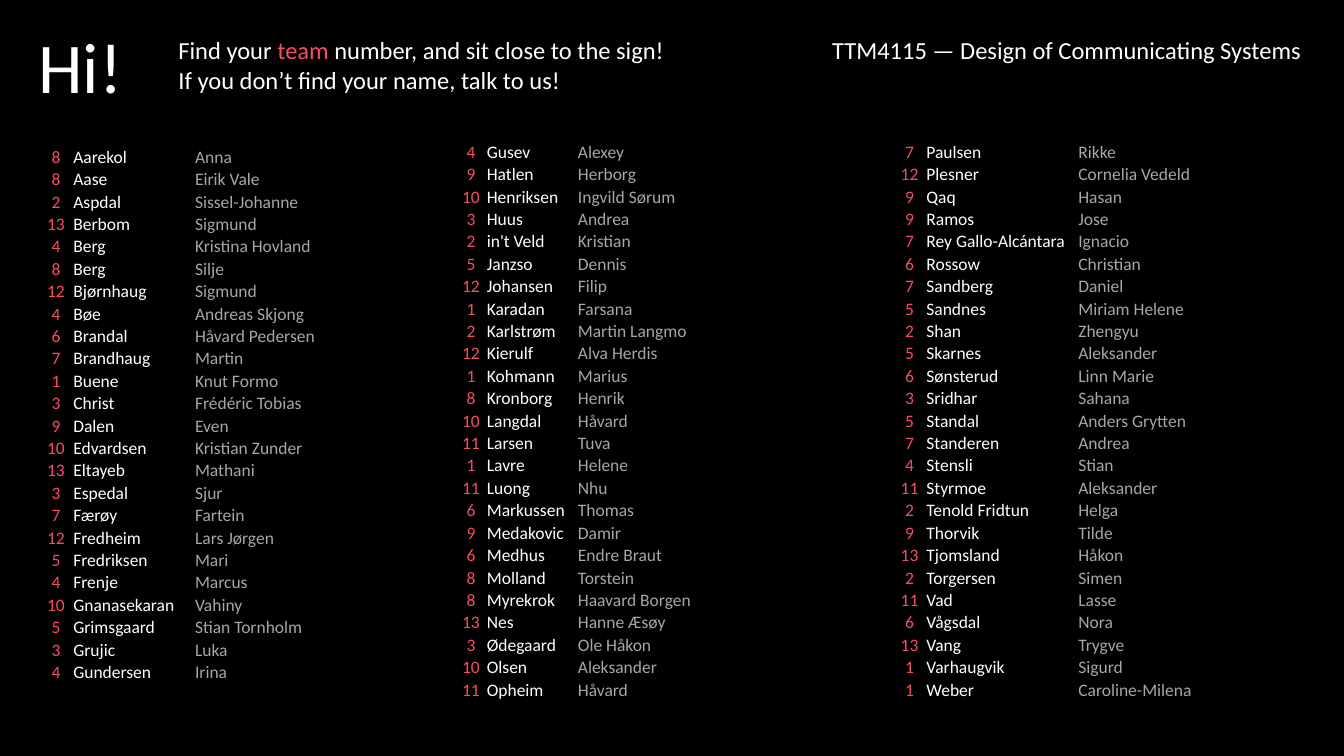
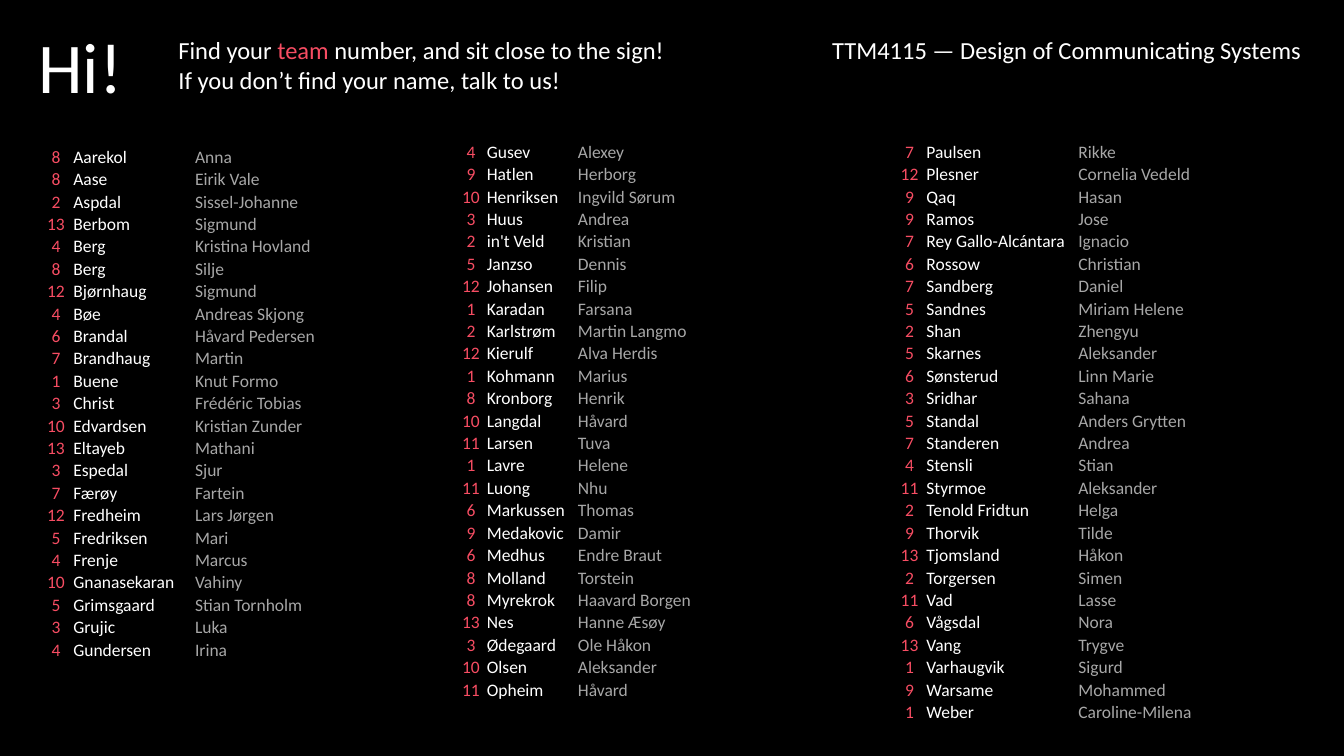
Before and after one commit to falkr/ttm4115, a slide deck: slide 1 of teams.pptx. Drawn at 1344x756 pixels with LibreOffice and Linux fonts; fonts in the diff are those of the drawing. Boxes give left, top, right and bottom in pixels: in the first picture for what was removed or moved away, otherwise in the second. Text is boxed around its words. In the diff, an @@ line names an element or a change of style, - is before the commit and + after.

```diff
--- a/teams.pptx
+++ b/teams.pptx
@@ table at [40,134,358,662] @@
-row 14: 9 | Dalen | Even
@@ table at [894,129,1239,724] @@
+row 26: 9 | Warsame | Mohammed
```
